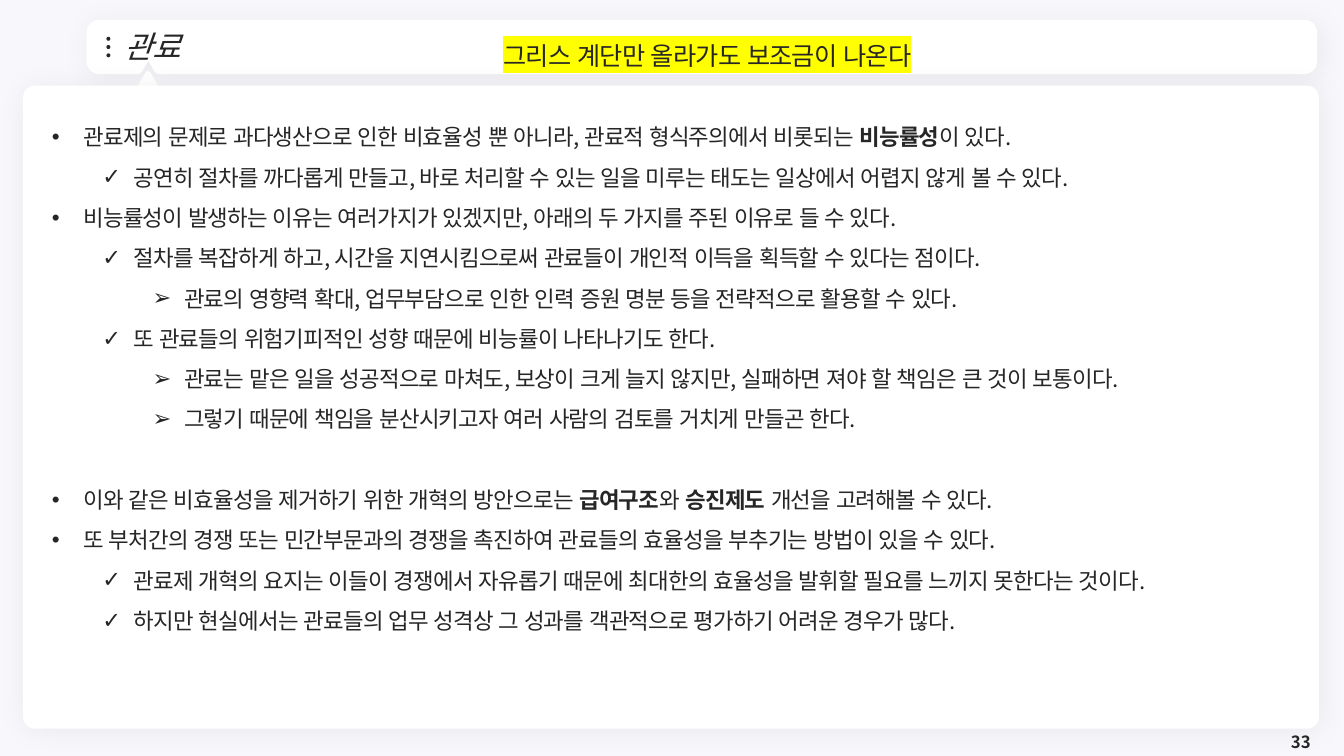
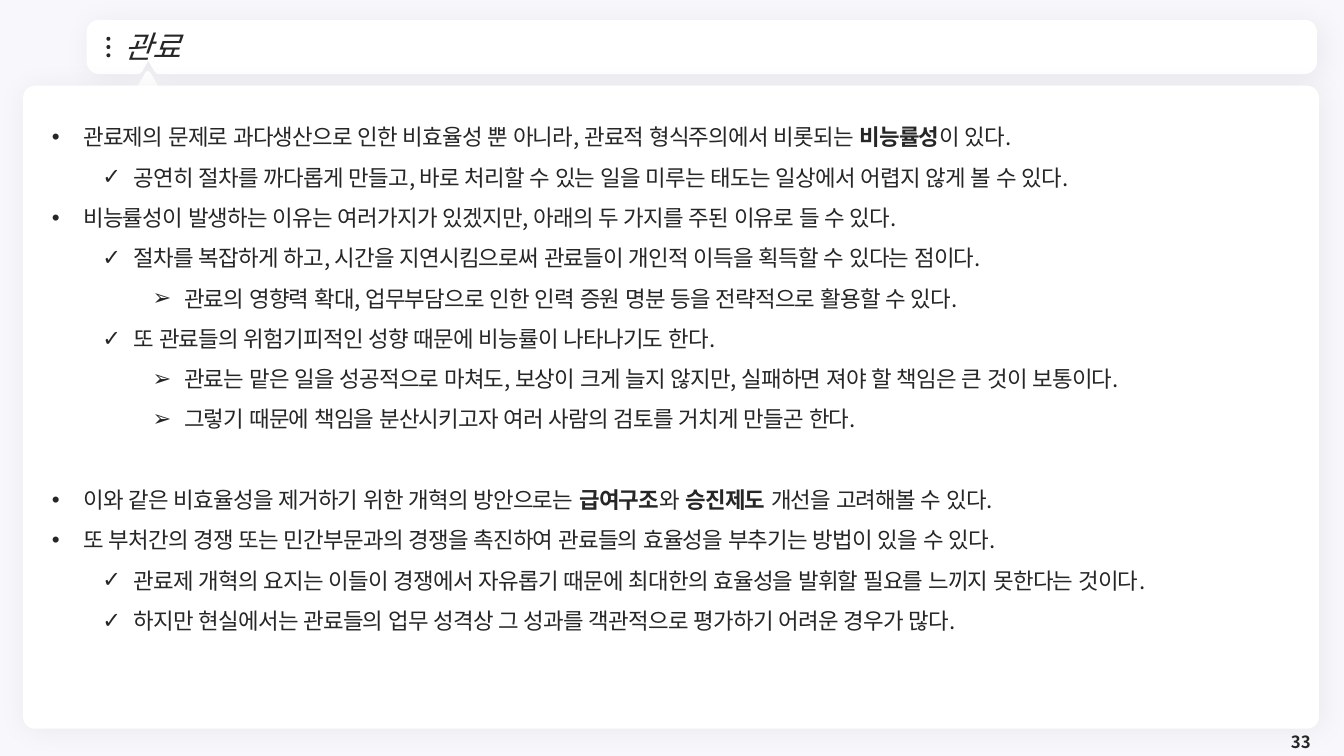
Before and after one commit to meandthey/Teaching, a slide deck: slide 33 of 재정학/01_Lectures/재정학_Chapter_5.pptx. Drawn at 1344x756 pixels with LibreOffice and Linux fonts; fonts in the diff are those of the drawing; background and template pictures are left out. Boxes give left, top, right and bottom in pixels: in the first picture for what was removed or moved away, otherwise in the second. Text is boxed around its words. In the diff, an @@ line names an element or a change of style, - is before the commit and + after.

```diff
--- a/재정학/01_Lectures/재정학_Chapter_5.pptx
+++ b/재정학/01_Lectures/재정학_Chapter_5.pptx
@@ text removed at (x1=503, y1=44, x2=911, y2=67) @@
-그리스 계단만 올라가도 보조금이 나온다
```
Also in this commit, not shown: 2 other slides changed, 8 other files.
